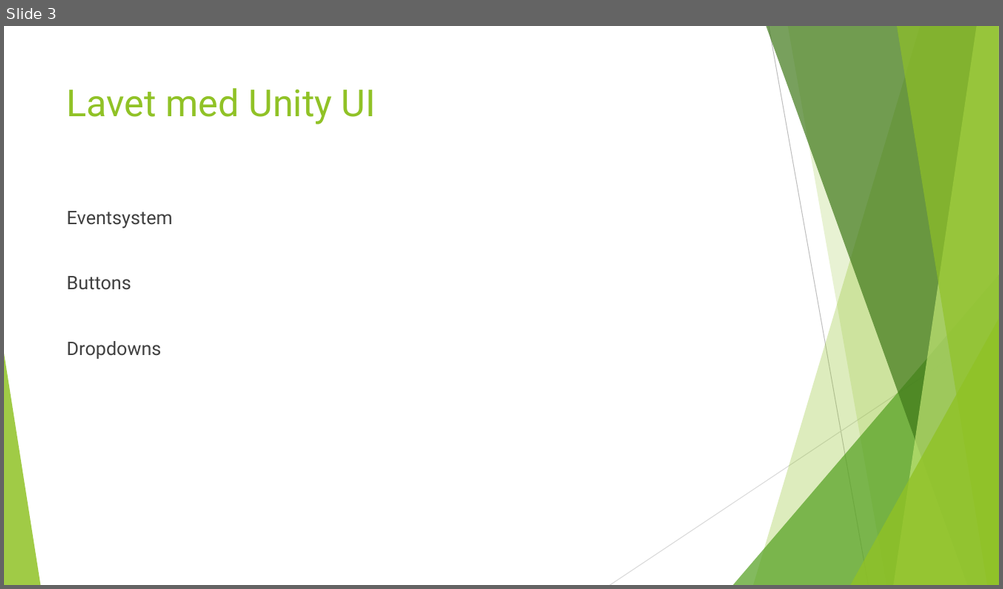
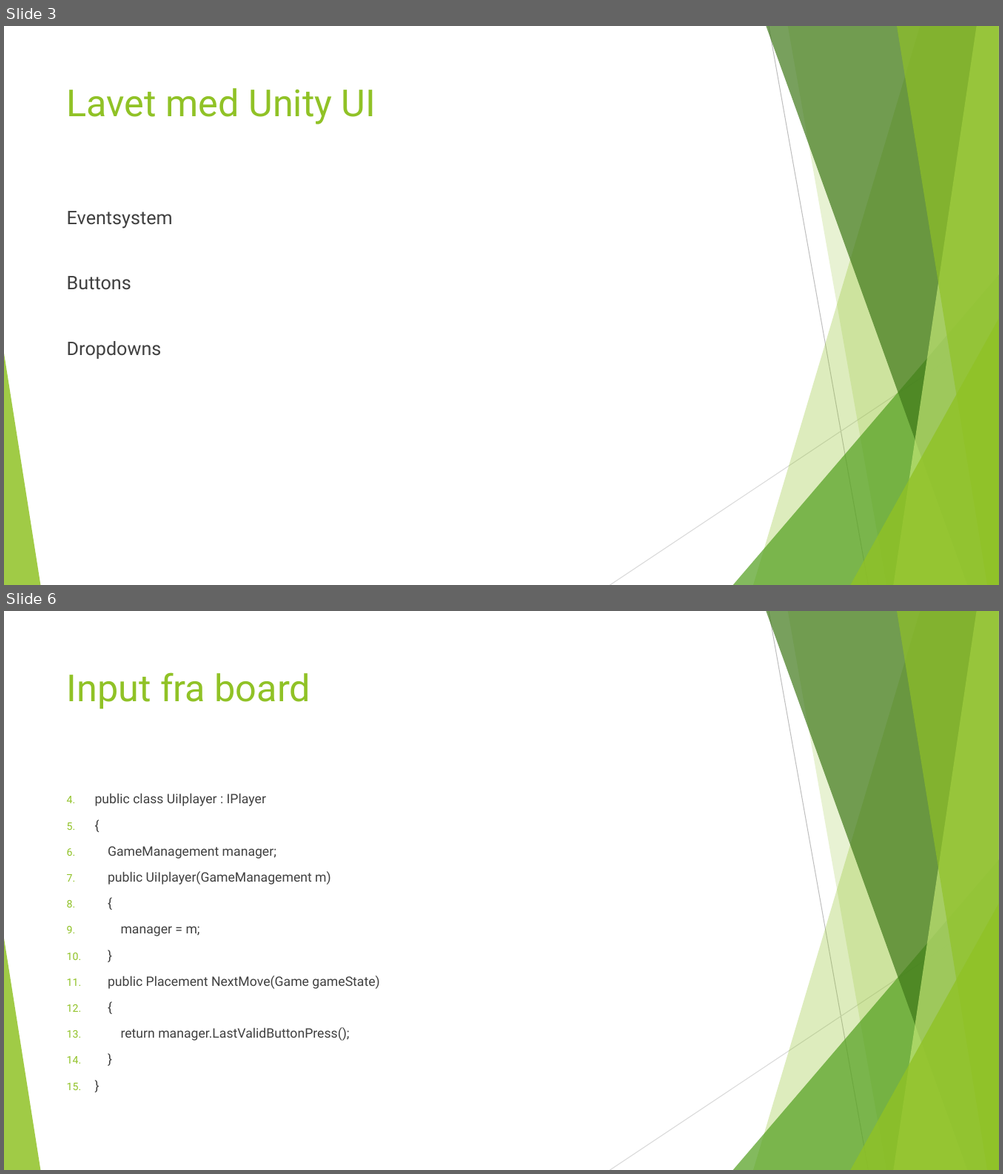
Before and after one commit to UffeThorsen/ZBC-ProgB-18-20-TicTacToe, a slide deck: notes/Tic Tac Toe GUI.pptx. Shown one above the other, each under a label of ours: slide 3 before the commit, slides 3 and 6 after it; the slides between them are not shown. The pictures are 1003x589 and 1003x1174 pixels, drawn with LibreOffice and Linux fonts; fonts in the diff are those of the drawing. Boxes give left, top, right and bottom in pixels: in the first picture for what was removed or moved away, otherwise in the second. Text is boxed around its words. In the diff, an @@ line names an element or a change of style, - is before the commit and + after.

```diff
--- a/notes/Tic Tac Toe GUI.pptx
+++ b/notes/Tic Tac Toe GUI.pptx
@@ slide 6 added at (x1=4, y1=611, x2=999, y2=1170), background #FFFFFF; not listed: 10 template elements that a slide beside it also shows @@
@@ title added at (x1=67, y1=672, x2=310, y2=709), 36 pt, text #90C226 @@
+Input fra board
@@ text added at (x1=95, y1=793, x2=379, y2=1041), 12.6 pt, text #404040 @@
+4. public class UiIplayer : IPlayer
+5. {
+6. GameManagement manager;
+7. public UiIplayer(GameManagement m)
+8. {
+9. manager = m;
+10. }
+11. public Placement NextMove(Game gameState)
+12. {
+13. return manager.LastValidButtonPress();
+14. }
+15. }
```
Also in this commit, not shown: 5 slides changed, 4 other slides added, 1 slide removed, 1 other file.
